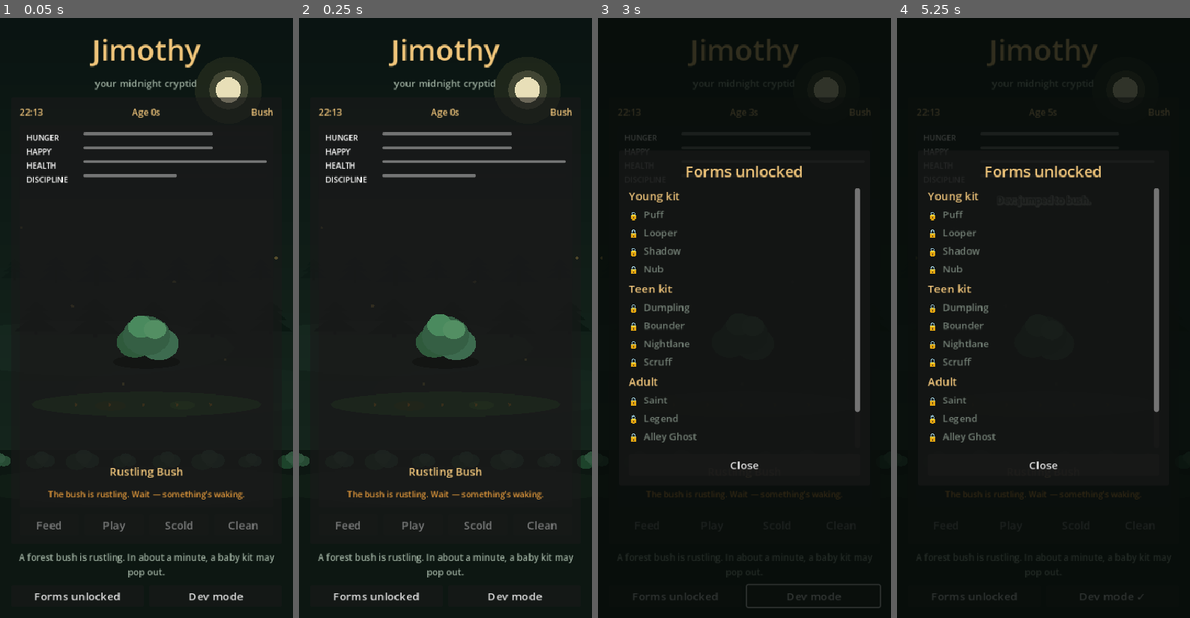
Above: before the commit, frames 1-4 (left to right).
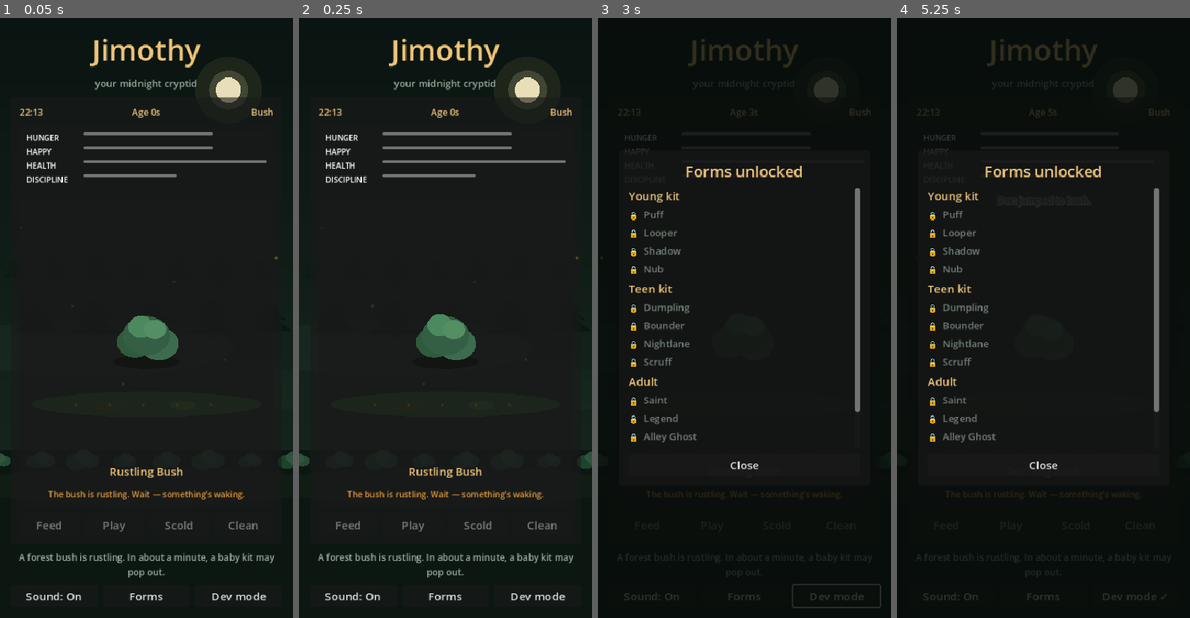
Above: after the commit, the same moments.

Repository: rgarn023/JimothyPet
Game: Godot game, scene res://scenes/main.tscn
Two runs of this game, one before a commit and one after it. Both use one fixed random seed, a clock stepped at 60 frames per second and the inputs below.
Inputs (mouse positions are in pixels of both pictures, inside the frame that each line leads up to):
- Up to frame 1 (0.05 s): no input
- Up to frame 2 (0.25 s): no input
- Up to frame 3 (3 s): click "Forms unlocked" (after the commit: "Forms") at 0.5 s; click (653, 594) at 1.25 s, where only the run after the commit has a clickable "Sound: On"; click "Dev mode" at 2 s; tap Enter at 2.75 s; move the mouse to (808, 288) at 2.77 s; hold D (ui_right) from 2.78 s (still down); click (808, 288) at 2.92 s
- Up to frame 4 (5.25 s): release D (ui_right) at 3.5 s; tap Space at 3.5 s; drag from (984, 348) to (1028, 438) at 3.52 s; click "Toggle Dev Mode ON/OFF" at 4.25 s; click "Skip → Bush" at 5 s

The runs differ from the first frame. In frame 1, 0.5% of the frame differs, in the area x 8-92%, y 95-98%; in frame 2, 0.5%; in frame 3, 0.3%; in frame 4, 0.2%.

Commit message:
Add nighttime ambience and raccoon sound effects
Loop soft cricket/wind night audio with chitters, rustles, crunch,
grumble, hoot, and ascend whoosh on both Godot and web. Includes a
persisted Sound On/Off toggle and regenerable WAV assets.

Co-authored-by: rgarn023 <rgarn023@users.noreply.github.com>

Diff:
--- a/godot/project.godot
+++ b/godot/project.godot
@@ -15,6 +15,7 @@
 [autoload]
 
 PetState="*res://scripts/pet_state.gd"
+JimothyAudio="*res://scripts/jimothy_audio.gd"
 
 [display]
 
--- a/godot/scenes/main.tscn
+++ b/godot/scenes/main.tscn
@@ -307,17 +307,23 @@
 layout_mode = 2
 theme_override_constants/separation = 8
 
+[node name="BtnSound" type="Button" parent="Margin/VBox/UtilityRow"]
+unique_name_in_owner = true
+layout_mode = 2
+size_flags_horizontal = 3
+text = "Sound: On"
+
 [node name="BtnForms" type="Button" parent="Margin/VBox/UtilityRow"]
 unique_name_in_owner = true
 layout_mode = 2
 size_flags_horizontal = 3
-text = "Forms unlocked"
+text = "Forms"
 
 [node name="BtnDev" type="Button" parent="Margin/VBox/UtilityRow"]
 unique_name_in_owner = true
 layout_mode = 2
 size_flags_horizontal = 3
-text = "Dev mode"
+text = "Dev"
 
 [node name="FeedPanel" type="ColorRect" parent="."]
 unique_name_in_owner = true
@@ -554,6 +560,7 @@
 [connection signal="pressed" from="Margin/VBox/Device/DeviceMargin/DeviceVBox/Controls/BtnPlay" to="." method="_on_play_pressed"]
 [connection signal="pressed" from="Margin/VBox/Device/DeviceMargin/DeviceVBox/Controls/BtnScold" to="." method="_on_scold_pressed"]
 [connection signal="pressed" from="Margin/VBox/Device/DeviceMargin/DeviceVBox/Controls/BtnClean" to="." method="_on_clean_pressed"]
+[connection signal="pressed" from="Margin/VBox/UtilityRow/BtnSound" to="." method="_on_sound_pressed"]
 [connection signal="pressed" from="Margin/VBox/UtilityRow/BtnForms" to="." method="_on_forms_pressed"]
 [connection signal="pressed" from="Margin/VBox/UtilityRow/BtnDev" to="." method="_on_dev_pressed"]
 [connection signal="pressed" from="FeedPanel/FeedCard/FeedMargin/FeedVBox/BtnBerries" to="." method="_on_food" binds= ["berries"]]
--- /dev/null
+++ b/godot/scripts/jimothy_audio.gd
@@ -0,0 +1,228 @@
+extends Node
+## Night ambience + raccoon SFX for Jimothy (runtime WAV load, no editor import required).
+
+const AUDIO_DIR := "res://audio/"
+const FILES := {
+	"night": "night_ambience.wav",
+	"chitter": "chitter.wav",
+	"chirp": "chirp.wav",
+	"grumble": "grumble.wav",
+	"rustle": "rustle.wav",
+	"crunch": "crunch.wav",
+	"ascend": "ascend.wav",
+	"hoot": "hoot.wav",
+}
+
+var enabled: bool = true
+var _streams: Dictionary = {}
+var _ambience: AudioStreamPlayer
+var _sfx_players: Array[AudioStreamPlayer] = []
+var _sfx_i: int = 0
+var _accent_cd: float = 4.0
+var _bootstrapped: bool = false
+
+
+func _ready() -> void:
+	_load_streams()
+	_ambience = AudioStreamPlayer.new()
+	_ambience.name = "Ambience"
+	_ambience.volume_db = -10.0
+	_ambience.bus = "Master"
+	add_child(_ambience)
+	for i in 4:
+		var p := AudioStreamPlayer.new()
+		p.name = "Sfx%d" % i
+		p.bus = "Master"
+		add_child(p)
+		_sfx_players.append(p)
+
+	if PetState:
+		enabled = not bool(PetState.sound_muted)
+		PetState.anim_impulse.connect(_on_anim)
+		PetState.speech.connect(_on_speech)
+		PetState.stage_changed.connect(_on_stage)
+		PetState.state_changed.connect(_on_state)
+
+	_apply_ambience()
+
+
+func _process(delta: float) -> void:
+	if not enabled:
+		return
+	_accent_cd -= delta
+	if _accent_cd > 0.0:
+		return
+	_accent_cd = randf_range(6.0, 14.0)
+	if PetState == null:
+		return
+	if PetState.stage == "bush" and PetState.alive:
+		play("rustle", -4.0)
+	elif PetState.alive and not PetState.ascending and randf() < 0.45:
+		play("hoot", -8.0)
+	elif PetState.alive and not PetState.ascending and randf() < 0.35:
+		play("chitter", -10.0)
+
+
+func set_enabled(on: bool) -> void:
+	enabled = on
+	if PetState:
+		PetState.sound_muted = not on
+		PetState.save_game()
+	_apply_ambience()
+	if on:
+		# Soft confirm chirp when turning sound back on.
+		play("chirp", -6.0)
+
+
+func toggle() -> bool:
+	set_enabled(not enabled)
+	return enabled
+
+
+func play(kind: String, volume_db: float = 0.0) -> void:
+	if not enabled:
+		return
+	if not _streams.has(kind):
+		return
+	var p: AudioStreamPlayer = _sfx_players[_sfx_i]
+	_sfx_i = (_sfx_i + 1) % _sfx_players.size()
+	p.stop()
+	p.stream = _streams[kind]
+	p.volume_db = volume_db
+	p.pitch_scale = randf_range(0.94, 1.06)
+	p.play()
+
+
+func _apply_ambience() -> void:
+	if _ambience == null:
+		return
+	if enabled and _streams.has("night"):
+		if _ambience.stream != _streams["night"]:
+			_ambience.stream = _streams["night"]
+		if not _ambience.playing:
+			_ambience.play()
+	else:
+		_ambience.stop()
+
+
+func _on_anim(kind: String) -> void:
+	match kind:
+		"eat":
+			play("crunch", -2.0)
+			play("chitter", -6.0)
+		"refuse", "stubborn":
+			play("grumble", -2.0)
+		"scold":
+			play("chitter", -3.0)
+		"pop", "stretch":
+			play("rustle", -2.0)
+			play("chirp", -4.0)
+		"ascend":
+			play("ascend", -1.0)
+		"jump":
+			if randf() < 0.4:
+				play("chirp", -10.0)
+		_:
+			pass
+
+
+func _on_speech(_text: String) -> void:
+	# Action anims already carry the main raccoon SFX; keep speech mostly quiet.
+	pass
+
+
+func _on_stage(stage: String) -> void:
+	match stage:
+		"baby":
+			play("rustle", -1.0)
+			play("chirp", -2.0)
+		"young", "teen", "adult":
+			play("chirp", -3.0)
+			play("chitter", -6.0)
+		"bush":
+			play("rustle", -2.0)
+
+
+func _on_state() -> void:
+	if PetState == null:
+		return
+	var want := not PetState.sound_muted
+	if want != enabled:
+		enabled = want
+		_apply_ambience()
+
+
+func _load_streams() -> void:
+	for key in FILES.keys():
+		var path: String = AUDIO_DIR + str(FILES[key])
+		var stream := _load_wav(path, key == "night")
+		if stream:
+			_streams[key] = stream
+
+
+func _load_wav(path: String, loop: bool = false) -> AudioStreamWAV:
+	if not FileAccess.file_exists(path):
+		push_warning("Missing audio: %s" % path)
+		return null
+	var file := FileAccess.open(path, FileAccess.READ)
+	if file == null:
+		return null
+	var bytes := file.get_buffer(file.get_length())
+	if bytes.size() < 44:
+		return null
+	# RIFF/WAVE little-endian parse
+	if _ascii(bytes, 0, 4) != "RIFF":
+		return null
+	if _ascii(bytes, 8, 4) != "WAVE":
+		return null
+
+	var offset := 12
+	var channels := 1
+	var sample_rate := 22050
+	var bits := 16
+	var data := PackedByteArray()
+	while offset + 8 <= bytes.size():
+		var chunk_id := _ascii(bytes, offset, 4)
+		var chunk_size := _u32(bytes, offset + 4)
+		var chunk_start := offset + 8
+		var chunk_end := chunk_start + chunk_size
+		if chunk_end > bytes.size():
+			break
+		if chunk_id == "fmt ":
+			channels = _u16(bytes, chunk_start + 2)
+			sample_rate = _u32(bytes, chunk_start + 4)
+			bits = _u16(bytes, chunk_start + 14)
+		elif chunk_id == "data":
+			data = bytes.slice(chunk_start, chunk_end)
+			break
+		offset = chunk_end + (chunk_size % 2) # word align
+
+	if data.is_empty() or bits != 16:
+		push_warning("Unsupported WAV: %s" % path)
+		return null
+
+	var stream := AudioStreamWAV.new()
+	stream.format = AudioStreamWAV.FORMAT_16_BITS
+	stream.mix_rate = sample_rate
+	stream.stereo = channels > 1
+	stream.data = data
+	if loop:
+		stream.loop_mode = AudioStreamWAV.LOOP_FORWARD
+		stream.loop_begin = 0
+		stream.loop_end = int(data.size() / (2 * channels))
+	return stream
+
+
+func _ascii(bytes: PackedByteArray, from: int, length: int) -> String:
+	var s := ""
+	for i in length:
+		s += String.chr(bytes[from + i])
+	return s
+
+
+func _u16(bytes: PackedByteArray, i: int) -> int:
+	return bytes[i] | (bytes[i + 1] << 8)
+
+
+func _u32(bytes: PackedByteArray, i: int) -> int:
+	return bytes[i] | (bytes[i + 1] << 8) | (bytes[i + 2] << 16) | (bytes[i + 3] << 24)
--- a/godot/scripts/main.gd
+++ b/godot/scripts/main.gd
@@ -22,6 +22,7 @@
 @onready var btn_play: Button = %BtnPlay
 @onready var btn_scold: Button = %BtnScold
 @onready var btn_clean: Button = %BtnClean
+@onready var btn_sound: Button = %BtnSound
 @onready var btn_forms: Button = %BtnForms
 @onready var btn_dev: Button = %BtnDev
 @onready var feed_panel: Control = %FeedPanel
@@ -51,6 +52,7 @@
 	message_panel.visible = false
 	_build_forms_panel()
 	_build_dev_panel()
+	_refresh_sound_button()
 	_refresh()
 	# Dead / leftover saves: land on a fresh rustling bush (no re-ascent).
 	if not PetState.alive:
@@ -335,6 +337,26 @@
 	message_panel.visible = true
 
 
+func _refresh_sound_button() -> void:
+	if btn_sound == null:
+		return
+	var on := true
+	if JimothyAudio:
+		on = JimothyAudio.enabled
+	elif PetState:
+		on = not PetState.sound_muted
+	btn_sound.text = "Sound: On" if on else "Sound: Off"
+
+
+func _on_sound_pressed() -> void:
+	if JimothyAudio:
+		JimothyAudio.toggle()
+	elif PetState:
+		PetState.sound_muted = not PetState.sound_muted
+		PetState.save_game()
+	_refresh_sound_button()
+
+
 func _on_forms_pressed() -> void:
 	_refresh_forms_panel()
 	_forms_panel.visible = true
@@ -365,11 +387,16 @@
 		return
 	if PetState.can_start_play() != "ok":
 		return
+	if JimothyAudio:
+		JimothyAudio.play("rustle", -3.0)
+		JimothyAudio.play("chitter", -6.0)
 	dumpster.start_game()
 
 
 func _on_dive_finished(score: int, stars: int, completed: bool) -> void:
 	PetState.apply_play_result(score, stars, completed)
+	if JimothyAudio and completed:
+		JimothyAudio.play("chirp", -4.0)
 
 
 func _on_scold_pressed() -> void:
@@ -378,6 +405,8 @@
 
 func _on_clean_pressed() -> void:
 	PetState.clean_mess()
+	if JimothyAudio and not PetState.has_mess:
+		JimothyAudio.play("rustle", -5.0)
 
 
 func _on_message_ok() -> void:
--- a/godot/scripts/pet_state.gd
+++ b/godot/scripts/pet_state.gd
@@ -97,6 +97,8 @@
 	"adult": {},
 }
 var dev_mode: bool = false
+## When true, night ambience + raccoon SFX are muted (persists).
+var sound_muted: bool = false
 
 var _tick_accum: float = 0.0
 var _save_accum: float = 0.0
@@ -177,9 +179,11 @@
 func reset_pet() -> void:
 	var keep_forms := forms_unlocked.duplicate(true)
 	var keep_dev := dev_mode
+	var keep_mute := sound_muted
 	_reset_defaults()
 	forms_unlocked = keep_forms
 	dev_mode = keep_dev
+	sound_muted = keep_mute
 	save_game()
 	speech.emit("A roadside bush shivers… something’s in there.")
 	stage_changed.emit(stage)
@@ -830,6 +834,7 @@
 		"energy": energy,
 		"forms_unlocked": forms_unlocked,
 		"dev_mode": dev_mode,
+		"sound_muted": sound_muted,
 	}
 
 
@@ -877,6 +882,7 @@
 	if typeof(fu) == TYPE_DICTIONARY:
 		forms_unlocked = fu
 	dev_mode = bool(d.get("dev_mode", false))
+	sound_muted = bool(d.get("sound_muted", false))
 	# Dead / mid-ascension saves resume as a finished life — main starts a new bush.
 	if not alive:
 		ascending = false
Not shown, changed: README.md
Not shown, added: audio/README.md
Not shown, added: audio/ascend.wav
Not shown, added: audio/chirp.wav
Not shown, added: audio/chitter.wav
Not shown, added: audio/crunch.wav
Not shown, added: audio/grumble.wav
Not shown, added: audio/hoot.wav
Not shown, added: audio/night_ambience.wav
Not shown, added: audio/rustle.wav
Not shown, changed: dist/Jimothy-godot-only-4.7.1.zip
Not shown, changed: dist/JimothyPet-godot-4.7.1.zip
(and 15 more such lines)
